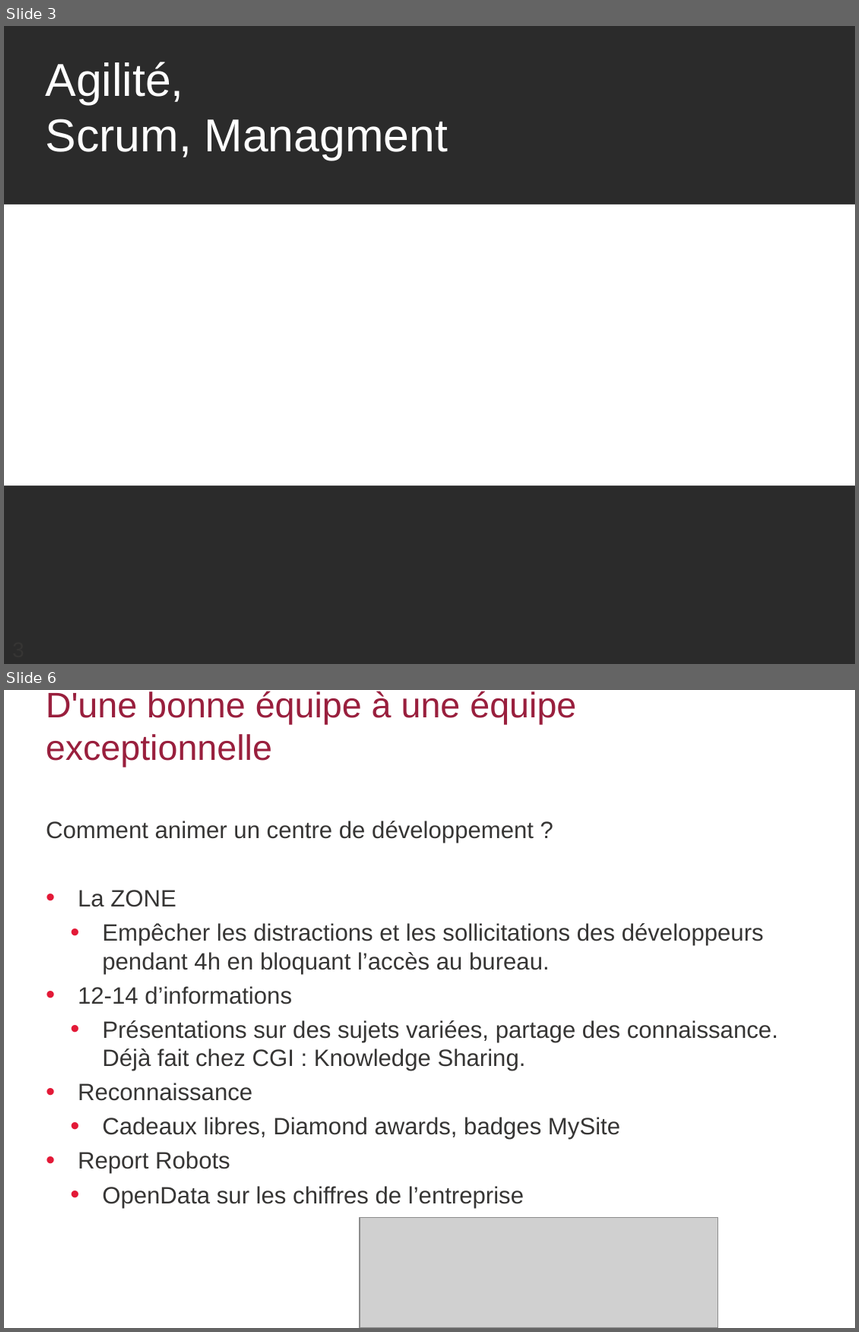
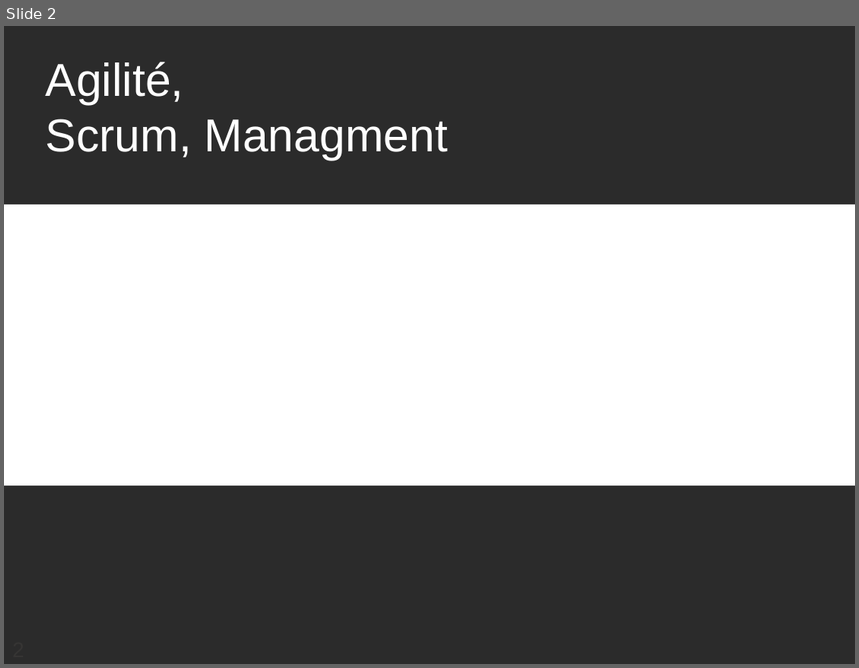
Before and after one commit to bennekrouf/prezangular, a slide deck: image/MixIT - Agilité.pptx. Shown one above the other, each under a label of ours: slides 3 and 6 before the commit, slide 2 after it; the slides between them are not shown. The pictures are 859x1332 and 859x668 pixels, drawn with LibreOffice and Linux fonts; fonts in the diff are those of the drawing; grey boxes stand for pictures; background and template pictures are left out; a plain dark background stands for a picture behind light text. Boxes give left, top, right and bottom in pixels: in the first picture for what was removed or moved away, otherwise in the second. Text is boxed around its words. In the diff, an @@ line names an element or a change of style, - is before the commit and + after.

```diff
--- a/image/MixIT - Agilité.pptx
+++ b/image/MixIT - Agilité.pptx
@@ slide 6 removed at [4, 690, 855, 1328], background #FFFFFF @@
@@ title removed at [46, 691, 576, 768] @@
-D'une bonne équipe à une équipe exceptionnelle
@@ text removed at [46, 821, 778, 1208] @@
-Comment animer un centre de développement ?
-• La ZONE
-  • Empêcher les distractions et les sollicitations des développeurs pendant 4h en bloquant l’accès au bureau.
-• 12-14 d’informations
-  • Présentations sur des sujets variées, partage des connaissance. Déjà fait chez CGI : Knowledge Sharing.
-• Reconnaissance
-  • Cadeaux libres, Diamond awards, badges MySite
-• Report Robots
-  • OpenData sur les chiffres de l’entreprise
@@ picture removed at [360, 1217, 718, 1328] @@
@@ what was slide 3 is now slide 2 @@
```
Also in this commit, not shown: 4 other slides removed, 1 other file.
